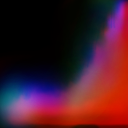
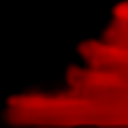
Two versions of the same layered image (128x128). Layer-by-layer changes:
hid "hfNoise" over (x1=0, y1=0, x2=128, y2=128)
hid "lfNoise", painted on it over (x1=0, y1=0, x2=128, y2=128)
painted on "Density" over (x1=0, y1=0, x2=128, y2=128)
